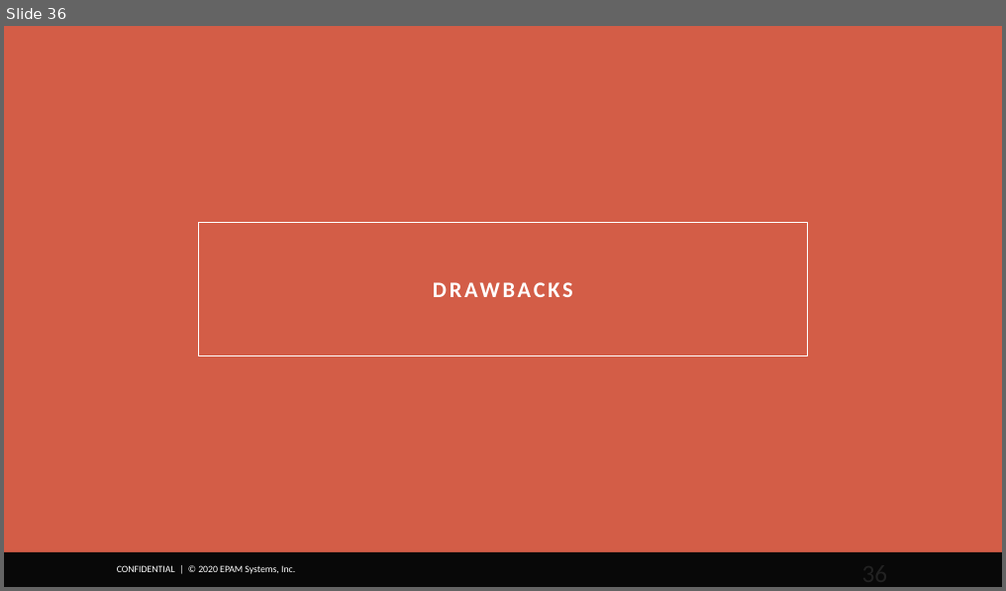
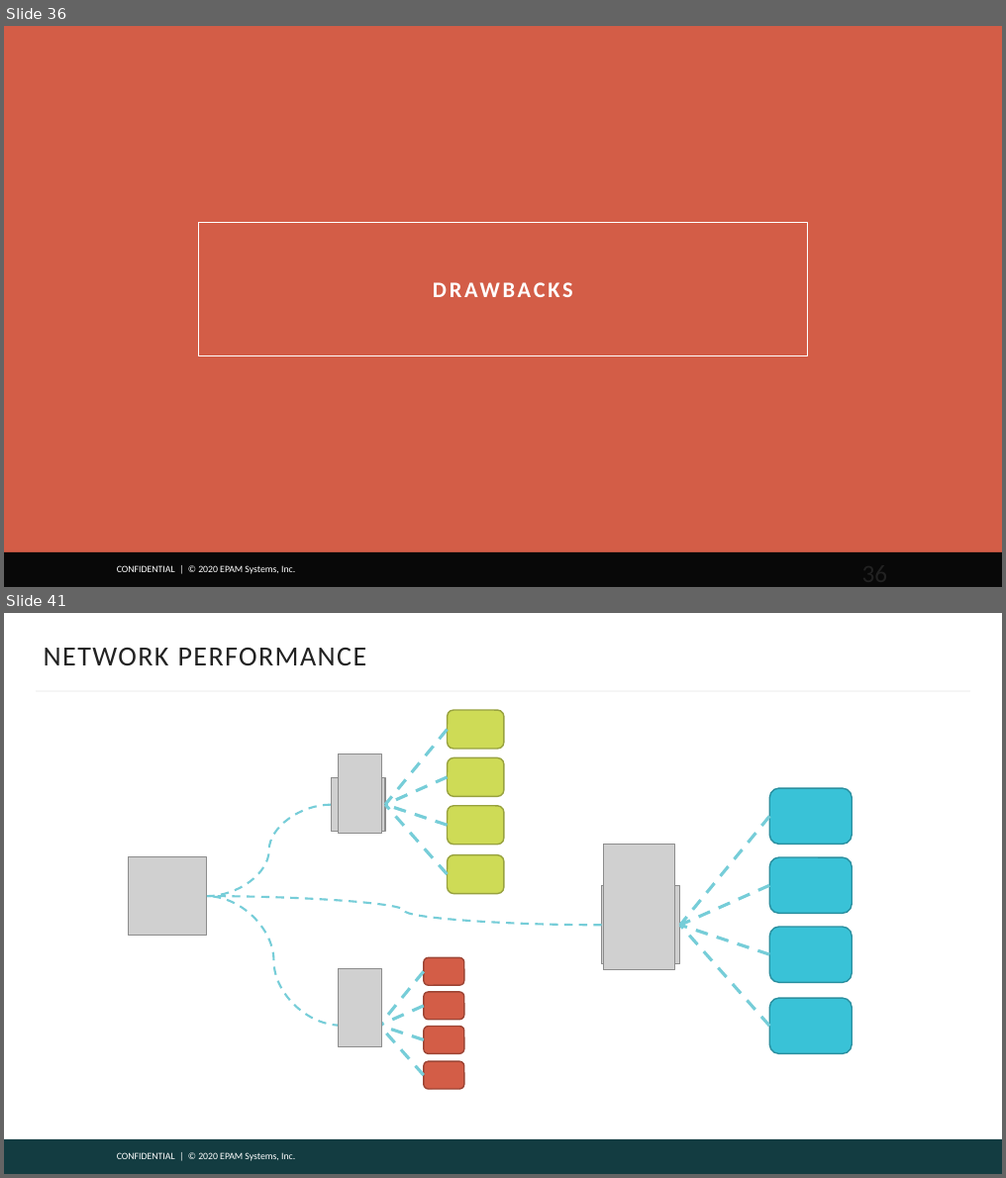
Before and after one commit to gitaroktato/introduction-to-microservices, a slide deck: lecture_2_monolith_vs_microservices.pptx. Shown one above the other, each under a label of ours: slide 36 before the commit, slides 36 and 41 after it; the slides between them are not shown. The pictures are 1006x591 and 1006x1178 pixels, drawn with LibreOffice and Linux fonts; fonts in the diff are those of the drawing; grey boxes stand for pictures; background and template pictures are left out. Boxes give left, top, right and bottom in pixels: in the first picture for what was removed or moved away, otherwise in the second. Text is boxed around its words. In the diff, an @@ line names an element or a change of style, - is before the commit and + after.

```diff
--- a/lecture_2_monolith_vs_microservices.pptx
+++ b/lecture_2_monolith_vs_microservices.pptx
@@ slide 41 added at box(4, 613, 1002, 1174), background #FFFFFF; not listed: 1 template element that a slide beside it also shows @@
@@ title added at box(44, 648, 367, 665), 20 pt, text #222222 @@
+NETWORK PERFORMANCE
@@ line added from (36, 691) to (970, 691), #F5F5F5 1.5 pt @@
@@ picture added at box(339, 755, 382, 833) @@
@@ curved line added from (332, 805) to (207, 896), #76CDD8 1.5 pt dashed @@
@@ group added at box(332, 710, 504, 894): 4 rounded rectangles, 4 lines, 1 picture @@
@@ picture added at box(604, 845, 675, 971) @@
@@ picture added at box(129, 858, 208, 937) @@
@@ curved line added from (341, 1025) to (207, 896), #76CDD8 1.5 pt dashed @@
@@ curved line added from (602, 926) to (207, 896), #76CDD8 1.5 pt dashed @@
@@ group added at box(602, 788, 851, 1055): 4 rounded rectangles, 4 lines, 1 picture @@
@@ picture added at box(339, 969, 382, 1047) @@
@@ group added at box(379, 959, 464, 1090): 4 rounded rectangles, 4 lines @@
@@ rectangle added at box(4, 1140, 1002, 1174), fill #133C41 @@
```
Also in this commit, not shown: 8 other slides added.
